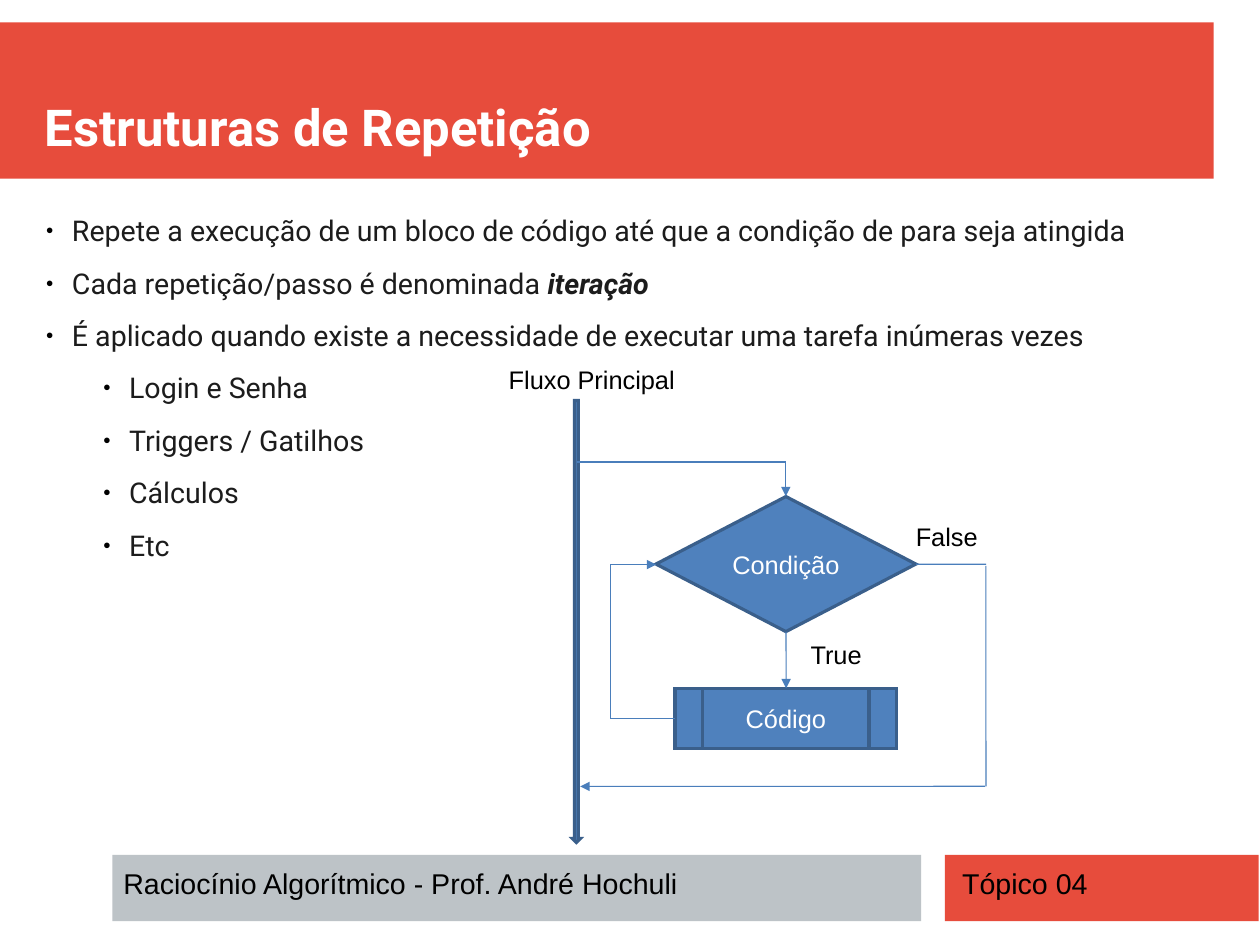
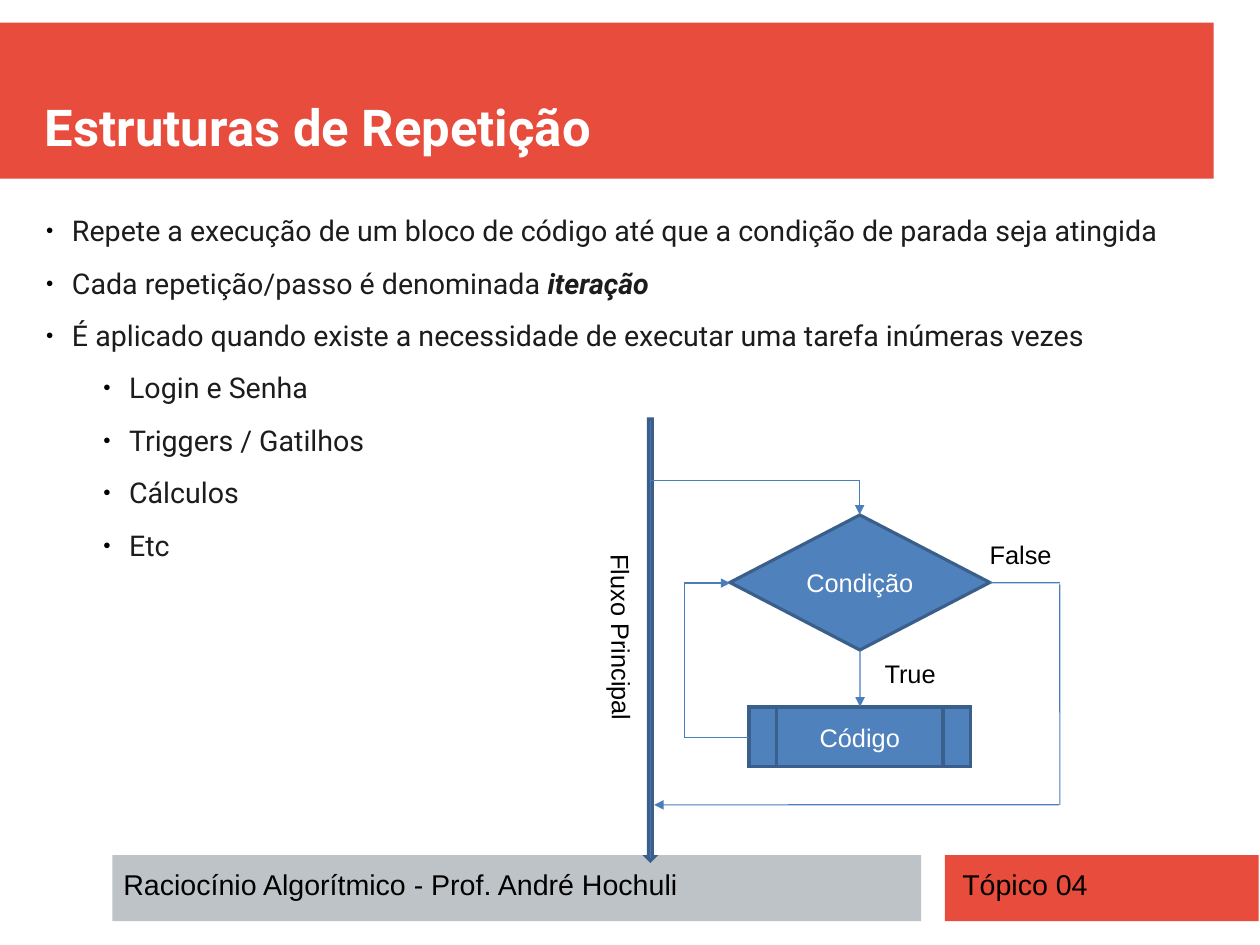
Before and after one commit to andrehochuli/teaching, a slide deck: slide 4 of RaciocinioAlgoritmico/Tópico 04 - Estruturas de Repetição (While)/Tópico 04 - Estruturas de Repetição (While).pptx. Drawn at 1260x945 pixels with LibreOffice and Linux fonts; fonts in the diff are those of the drawing. Boxes give left, top, right and bottom in pixels: in the first picture for what was removed or moved away, otherwise in the second. Text is boxed around its words. In the diff, an @@ line names an element or a change of style, - is before the commit and + after.

Commit message:
Pequenas correções

```diff
--- a/RaciocinioAlgoritmico/Tópico 04 - Estruturas de Repetição (While)/Tópico 04 - Estruturas de Repetição (While).pptx
+++ b/RaciocinioAlgoritmico/Tópico 04 - Estruturas de Repetição (While)/Tópico 04 - Estruturas de Repetição (While).pptx
@@ text at (72,219,1157,248): text changed @@
-● Repete a execução de um bloco de código até que a condição de para seja atingida
+● Repete a execução de um bloco de código até que a condição de parada seja atingida
@@ 2 texts, 2 lines, 2 freeform shapes, 2 elbow arrows, 1 flow chart predefined process, 1 diamond, 1 down arrow: place and size @@
-2 texts, 2 lines, 2 freeform shapes, 2 elbow arrows, 1 flow chart predefined process, 1 diamond, 1 down arrow at (573,400,987,843)
+2 texts, 2 lines, 2 freeform shapes, 2 elbow arrows, 1 flow chart predefined process, 1 diamond, 1 down arrow at (647,420,1060,862)
@@ text "Fluxo Principal": place and size @@
-text "Fluxo Principal" at (509,370,675,395)
+text "Fluxo Principal" at (605,560,634,717)
@@ text "Fluxo Principal" at (605,560,634,717): rotation 0 to 89 degrees @@
```
